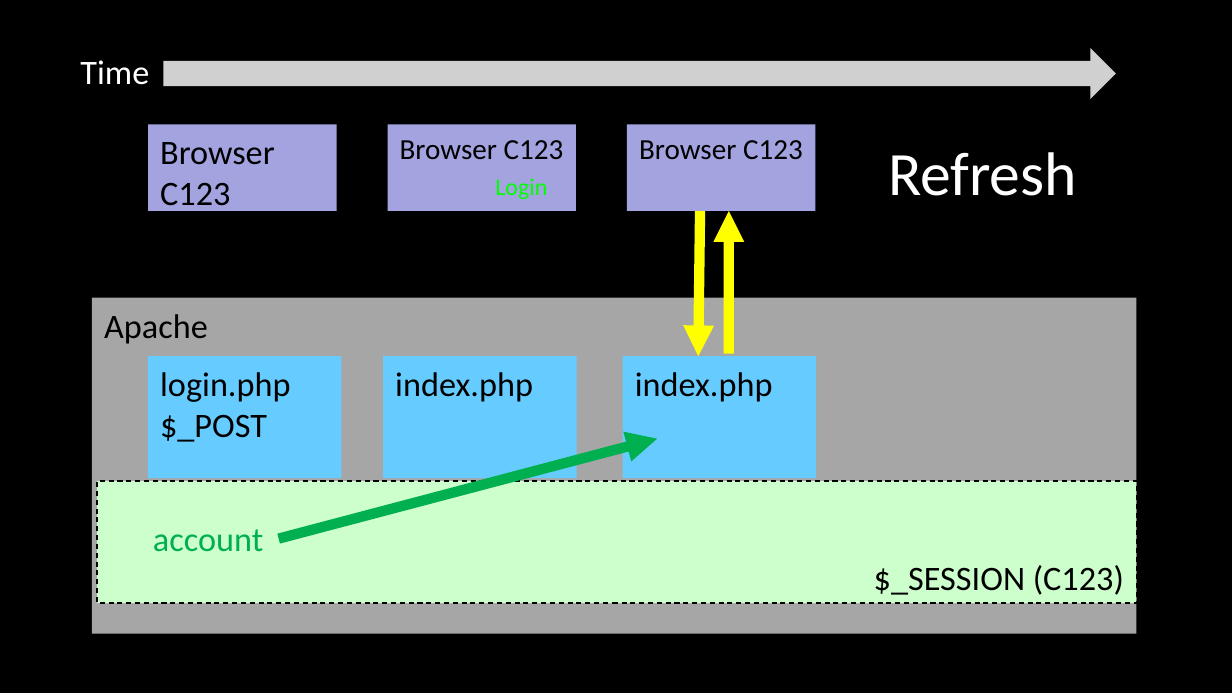
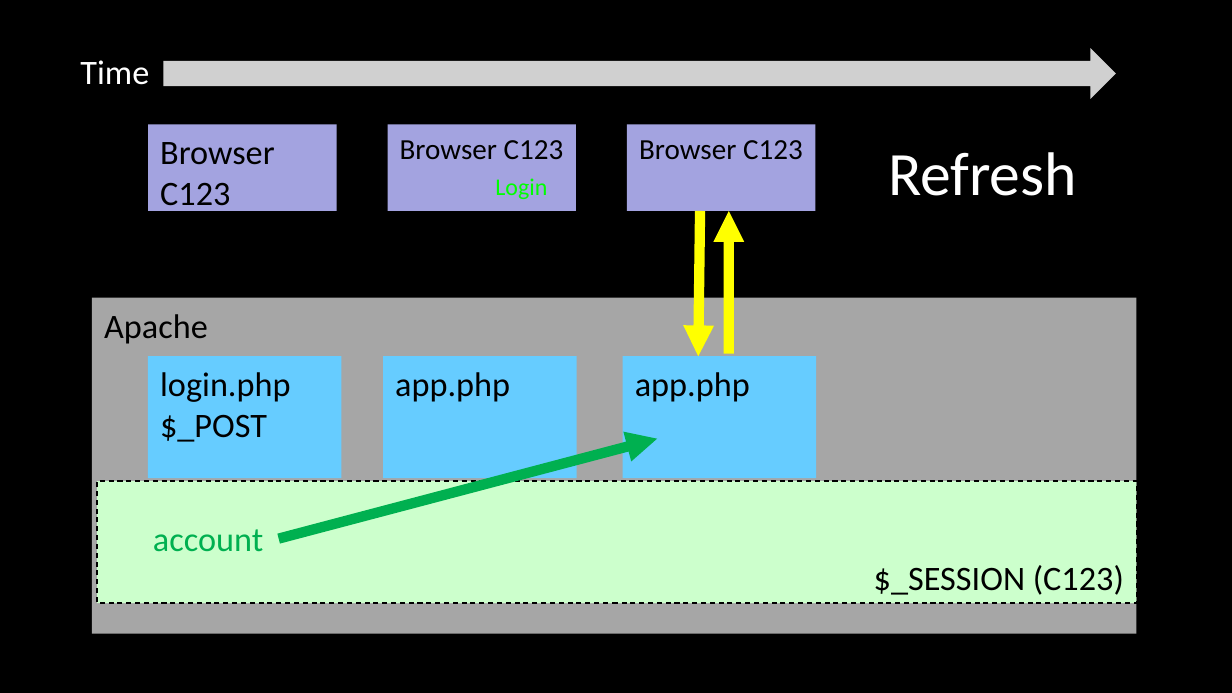
Before and after one commit to csev/wa4e, a slide deck: slide 38 of lectures/PHP-08-POST-Redirect-Authn.ppt. Drawn at 1232x693 pixels with LibreOffice and Linux fonts; fonts in the diff are those of the drawing; grey boxes stand for pictures. Boxes give left, top, right and bottom in pixels: in the first picture for what was removed or moved away, otherwise in the second. Text is boxed around its words. In the diff, an @@ line names an element or a change of style, - is before the commit and + after.

```diff
--- a/lectures/PHP-08-POST-Redirect-Authn.ppt
+++ b/lectures/PHP-08-POST-Redirect-Authn.ppt
@@ text in rectangle at (395,372,510,402): text changed @@
-index.php
+app.php
@@ text in rectangle at (635,372,750,402): text changed @@
-index.php
+app.php
```
Also in this commit, not shown: 16 other slides changed, 1 slide added, 1 slide removed.
